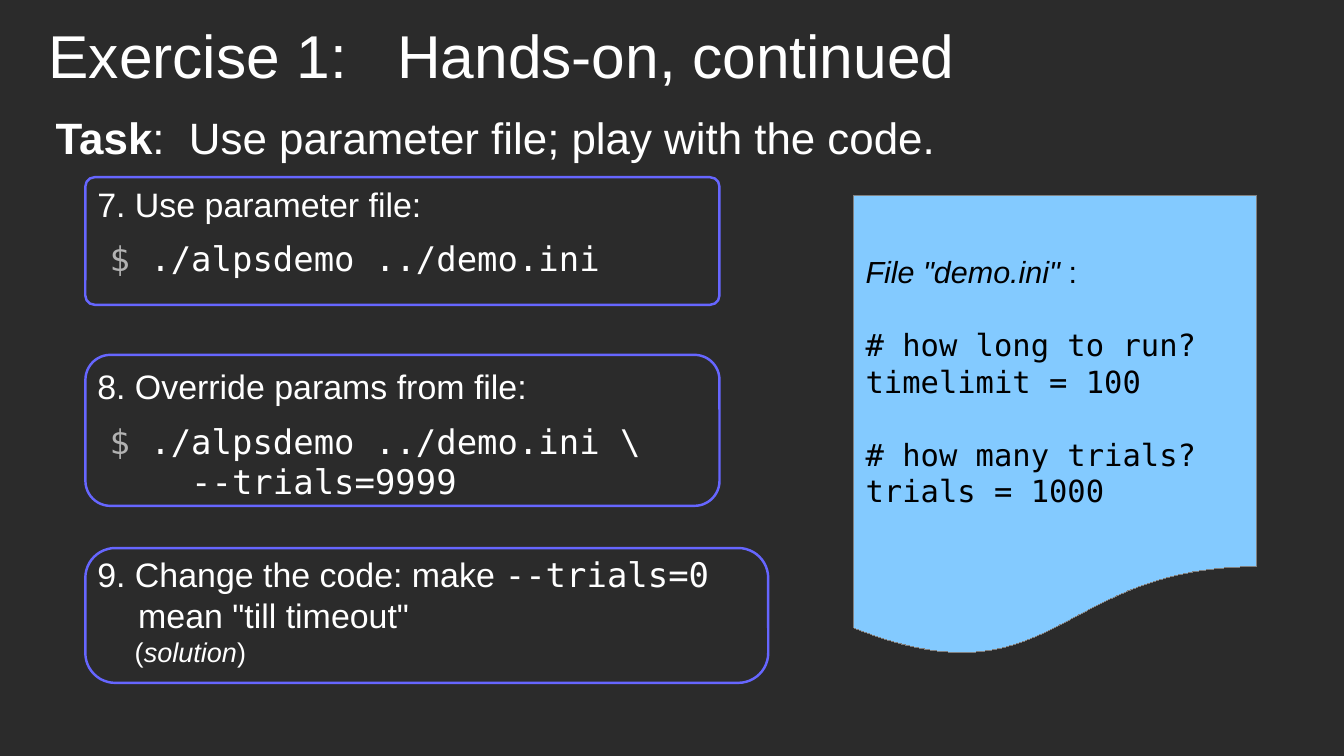
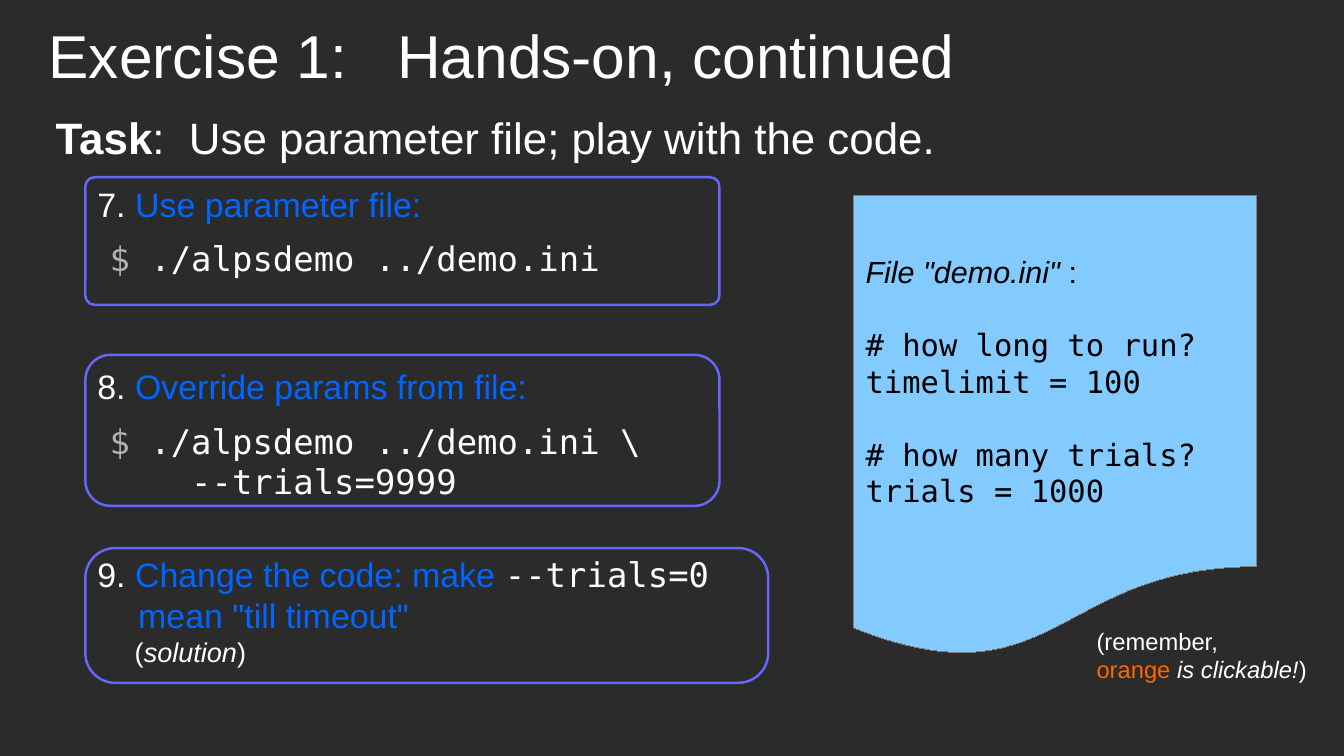
Before and after one commit to ALPSCore/Tutorial2, a slide deck: slide 11 of talk/overview.odp. Drawn at 1344x756 pixels with LibreOffice and Linux fonts; fonts in the diff are those of the drawing; background and template pictures are left out; a plain dark background stands for a picture behind light text. Boxes give left, top, right and bottom in pixels: in the first picture for what was removed or moved away, otherwise in the second. Text is boxed around its words. In the diff, an @@ line names an element or a change of style, - is before the commit and + after.

```diff
--- a/talk/overview.odp
+++ b/talk/overview.odp
@@ text "7. Use parameter file:" at [97,192,422,223]: text colour #FFFFFF to #0066FF in "Use parameter file:" @@
@@ text "8. Override params from file:" at [97,374,527,406]: text colour #FFFFFF to #0066FF @@
@@ text at [97,561,709,629]: text colour #FFFFFF to #0066FF in "Change the code: make mean "till timeout"" @@
@@ text added at [1097,633,1307,683], 14 pt, text #FFFFFF @@
+(remember,
+orange is clickable!)
```
Also in this commit, not shown: 8 other slides changed, 1 other file.
